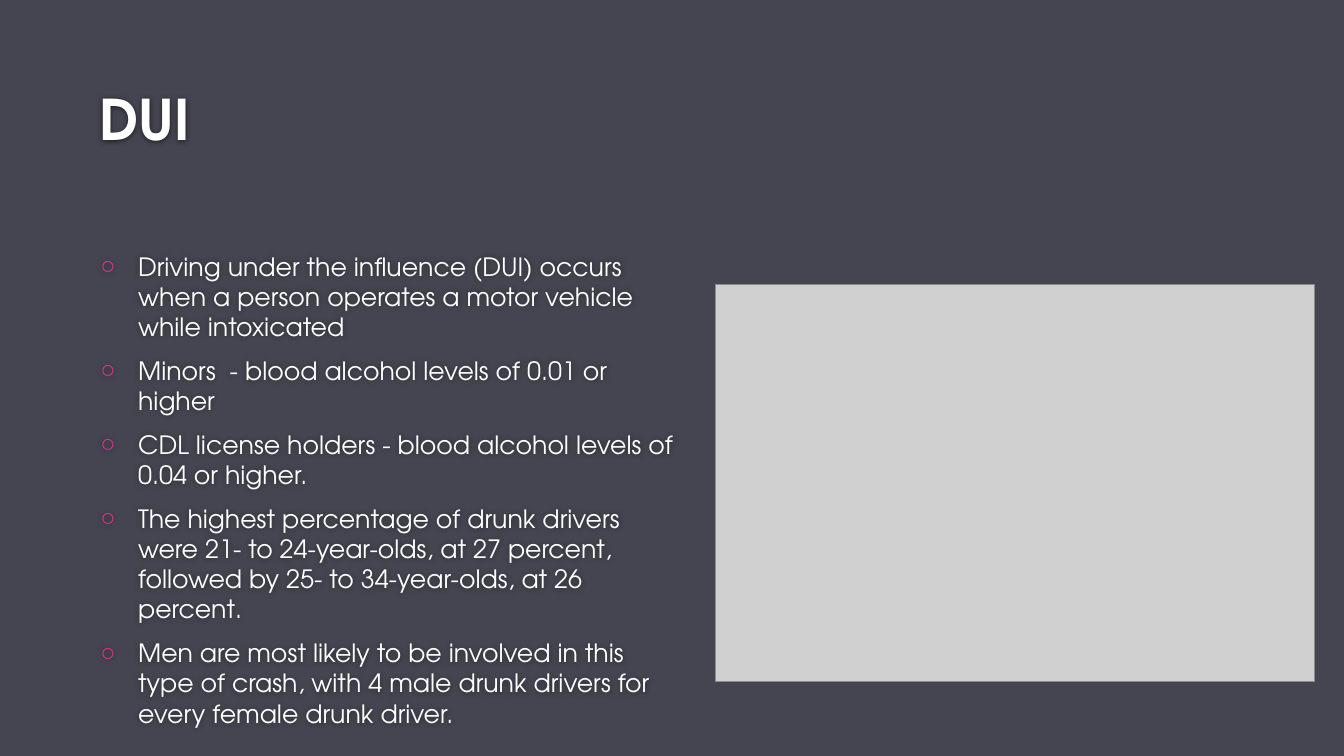
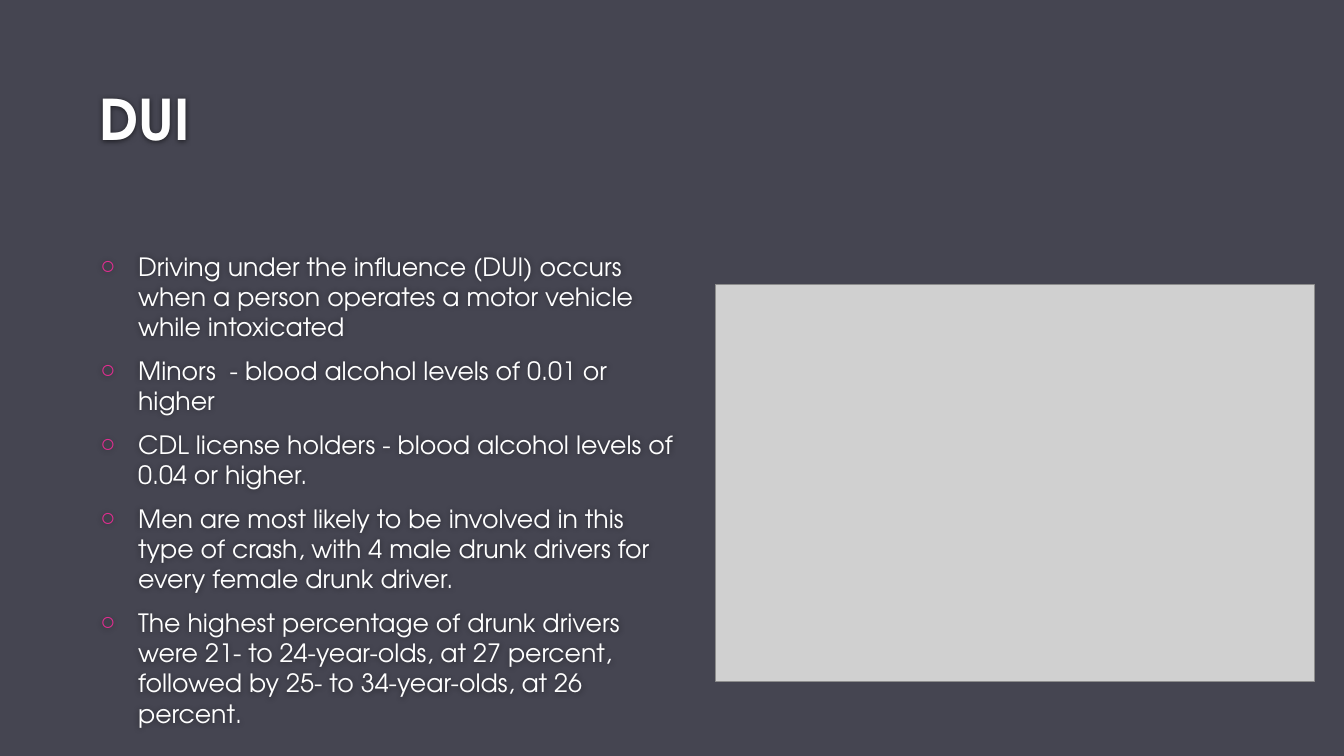
Before and after one commit to ajkim19/TNCs_and_DUI_Deaths, a slide deck: slide 6 of Project 1/Project-1.pptx. Drawn at 1344x756 pixels with LibreOffice and Linux fonts; fonts in the diff are those of the drawing; grey boxes stand for pictures; background and template pictures are left out. Boxes give left, top, right and bottom in pixels: in the first picture for what was removed or moved away, otherwise in the second. Text is boxed around its words. In the diff, an @@ line names an element or a change of style, - is before the commit and + after.

Commit message:
ppt

```diff
--- a/Project 1/Project-1.pptx
+++ b/Project 1/Project-1.pptx
@@ text at [138, 509, 649, 593]: paragraph added @@
+○ Men are most likely to be involved in this type of crash, with 4 male drunk drivers for every female drunk driver.
@@ text at [138, 643, 649, 728]: paragraph removed @@
-○ Men are most likely to be involved in this type of crash, with 4 male drunk drivers for every female drunk driver.
```
Also in this commit, not shown: 1 other slide changed, 11 slides added, 10 slides removed.
